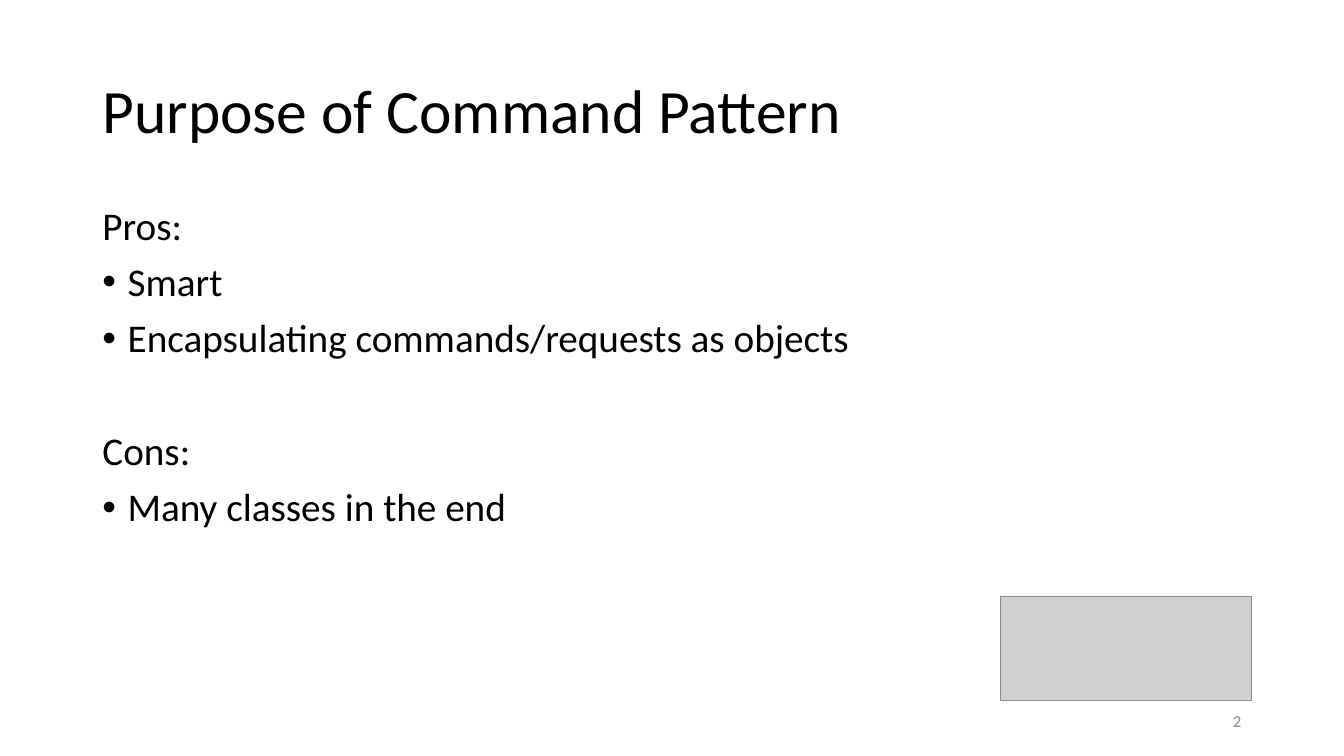
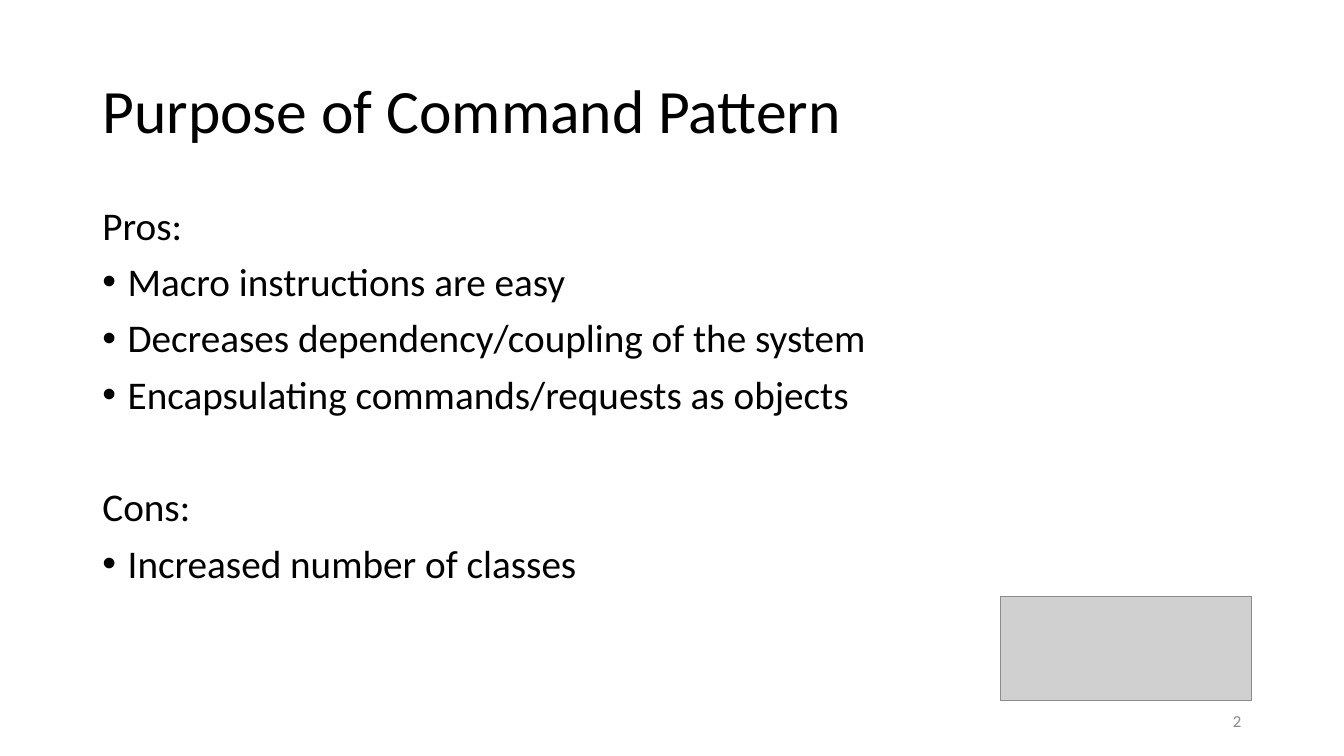
Before and after one commit to cuongcnguyen/SWDAssignment2, a slide deck: slide 2 of Presentation - Command Pattern.pptx. Drawn at 1344x756 pixels with LibreOffice and Linux fonts; fonts in the diff are those of the drawing; grey boxes stand for pictures. Boxes give left, top, right and bottom in pixels: in the first picture for what was removed or moved away, otherwise in the second. Text is boxed around its words. In the diff, an @@ line names an element or a change of style, - is before the commit and + after.

Commit message:
Small changes in presentation

```diff
--- a/Presentation - Command Pattern.pptx
+++ b/Presentation - Command Pattern.pptx
@@ text at [128,269,865,359]: text changed @@
-• Smart
+• Macro instructions are easy
+• Decreases dependency/coupling of the system
@@ text at [128,550,577,579]: text changed @@
-• Many classes in the end
+• Increased number of classes
```
Also in this commit, not shown: 1 other file.
